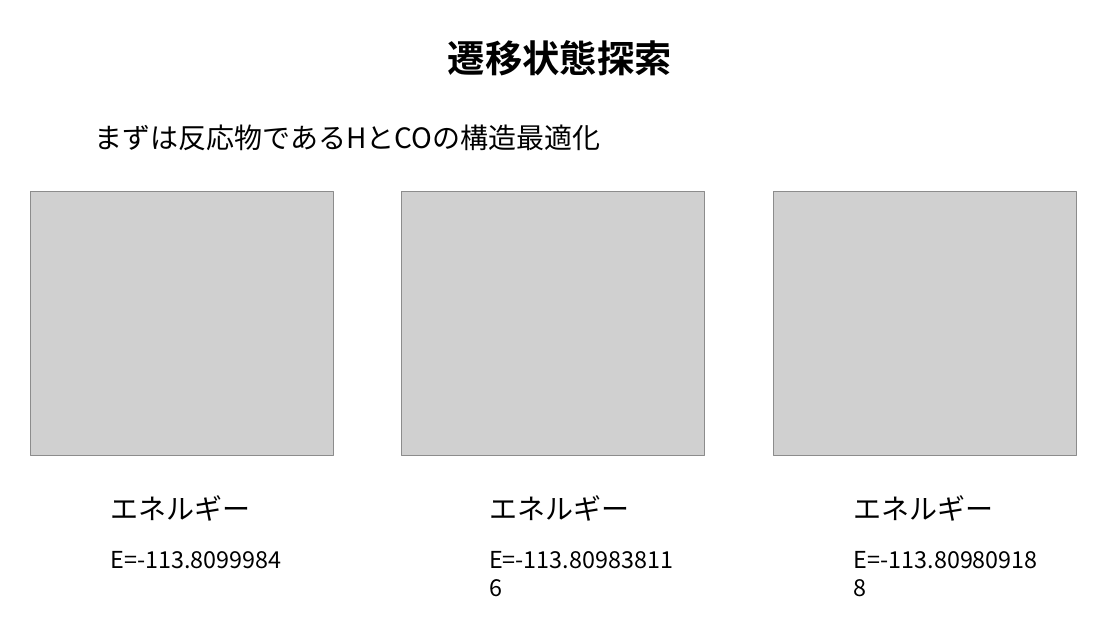
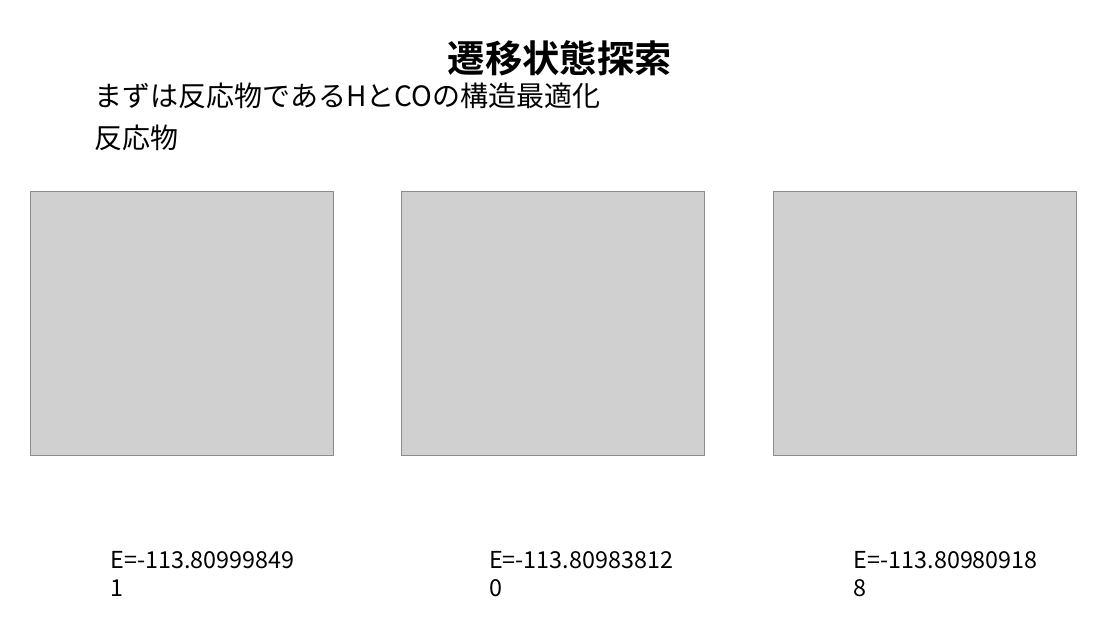
Before and after one commit to tabiseal/Qpcdata, a slide deck: slide 12 of 20230623pre.pptx (slide 14 before the commit). Drawn at 1120x630 pixels with LibreOffice and Linux fonts; fonts in the diff are those of the drawing; grey boxes stand for pictures. Boxes give left, top, right and bottom in pixels: in the first picture for what was removed or moved away, otherwise in the second. Text is boxed around its words. In the diff, an @@ line names an element or a change of style, - is before the commit and + after.

```diff
--- a/20230623pre.pptx
+++ b/20230623pre.pptx
@@ text "まずは反応物であるHとCOの構造最適化": place and size @@
-text "まずは反応物であるHとCOの構造最適化" at <box>95,124,601,151</box>
+text "まずは反応物であるHとCOの構造最適化" at <box>95,82,601,109</box>
@@ text added at <box>95,124,179,151</box>, 24 pt, text #000000 @@
+反応物
@@ text removed at <box>111,495,251,521</box> @@
-エネルギー
@@ text removed at <box>489,495,629,521</box> @@
-エネルギー
@@ text removed at <box>854,495,994,521</box> @@
-エネルギー
@@ text at <box>111,551,295,569</box>: text changed @@
-E=-113.8099984
+E=-113.809998491
@@ text at <box>489,551,673,569</box>: text changed @@
-E=-113.809838116
+E=-113.809838120
```
Also in this commit, not shown: 4 other slides changed, 4 slides added, 9 slides removed.
